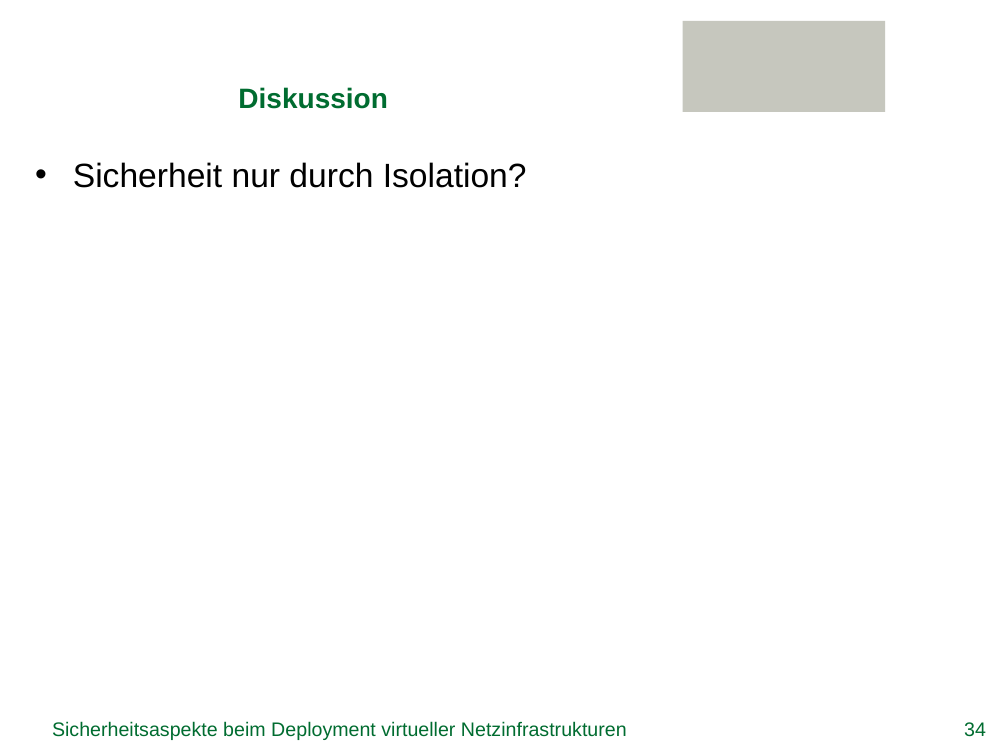
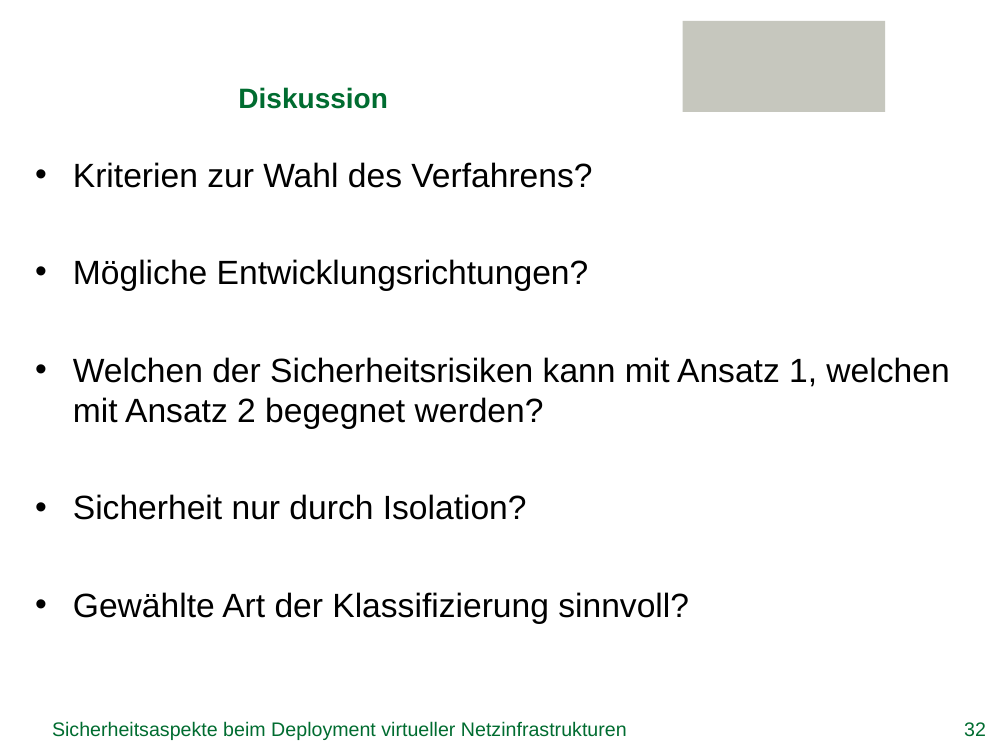
Before and after one commit to GeGroe/timvs, a slide deck: slide 32 of Referat/PowerPoint/TimvS_SVNE.pptx (slide 34 before the commit). Drawn at 1008x756 pixels with LibreOffice and Linux fonts; fonts in the diff are those of the drawing; background and template pictures are left out. Boxes give left, top, right and bottom in pixels: in the first picture for what was removed or moved away, otherwise in the second. Text is boxed around its words. In the diff, an @@ line names an element or a change of style, - is before the commit and + after.

```diff
--- a/Referat/PowerPoint/TimvS_SVNE.pptx
+++ b/Referat/PowerPoint/TimvS_SVNE.pptx
@@ text at [73, 162, 949, 429]: paragraphs added @@
+• Kriterien zur Wahl des Verfahrens?
+• Mögliche Entwicklungsrichtungen?
+• Welchen der Sicherheitsrisiken kann mit Ansatz 1, welchen mit Ansatz 2 begegnet werden?
@@ text at [73, 592, 689, 624]: paragraph added @@
+• Gewählte Art der Klassifizierung sinnvoll?
@@ page number at [964, 722, 986, 737]: text changed @@
-34
+32
```
Also in this commit, not shown: 8 other slides changed, 3 slides removed, 4 other files.
